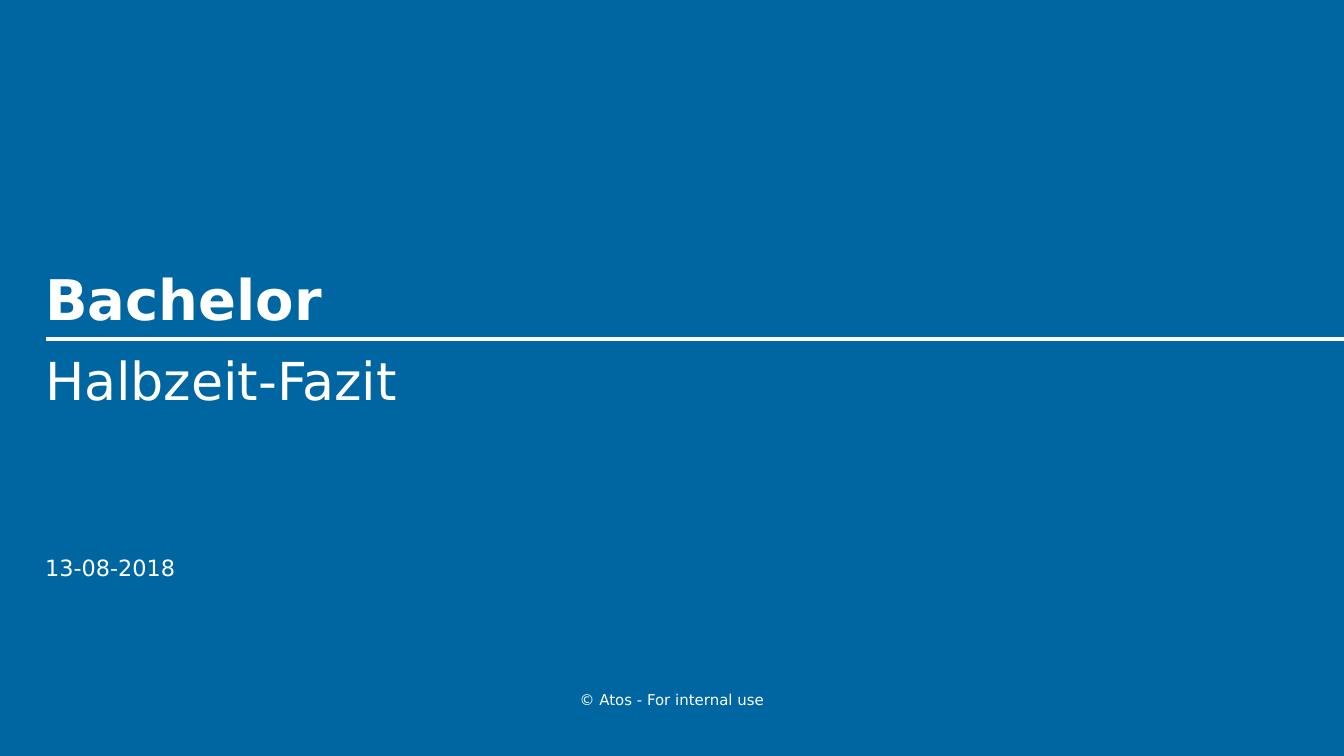
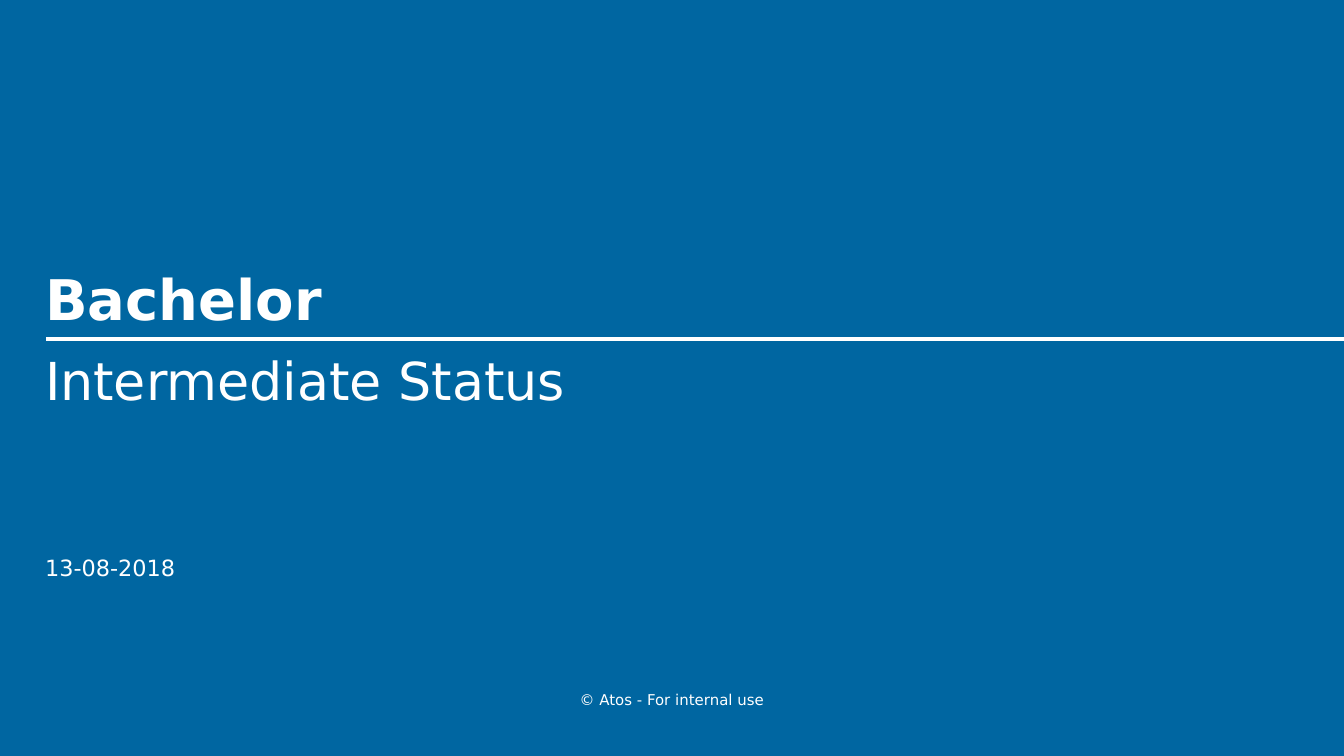
Before and after one commit to Twonki/Bachelorthesis, a slide deck: slide 1 of Bachelor_Zwischenstand.pptx. Drawn at 1344x756 pixels with LibreOffice and Linux fonts; fonts in the diff are those of the drawing; background and template pictures are left out. Boxes give left, top, right and bottom in pixels: in the first picture for what was removed or moved away, otherwise in the second. Text is boxed around its words. In the diff, an @@ line names an element or a change of style, - is before the commit and + after.

```diff
--- a/Bachelor_Zwischenstand.pptx
+++ b/Bachelor_Zwischenstand.pptx
@@ subtitle at (x1=45, y1=360, x2=564, y2=401): text changed @@
-Halbzeit-Fazit
+Intermediate Status
```
Also in this commit, not shown: 4 other slides changed, 3 slides added.
